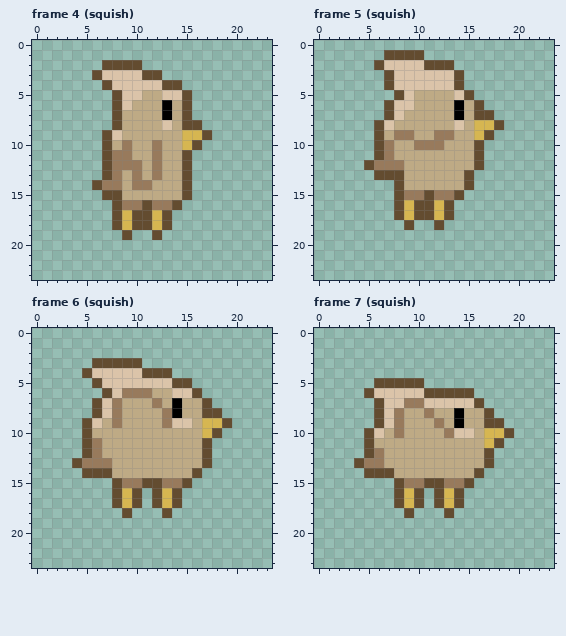
Edited in one commit: pixel-art file (assets/sprites/birb.aseprite). Above: the version before the commit.
24x24 pixels, 8 frames. Shown: frame 4 (squish), frame 5 (squish), frame 6 (squish), frame 7 (squish). The commit also changed other frames, which this record leaves out.
After:
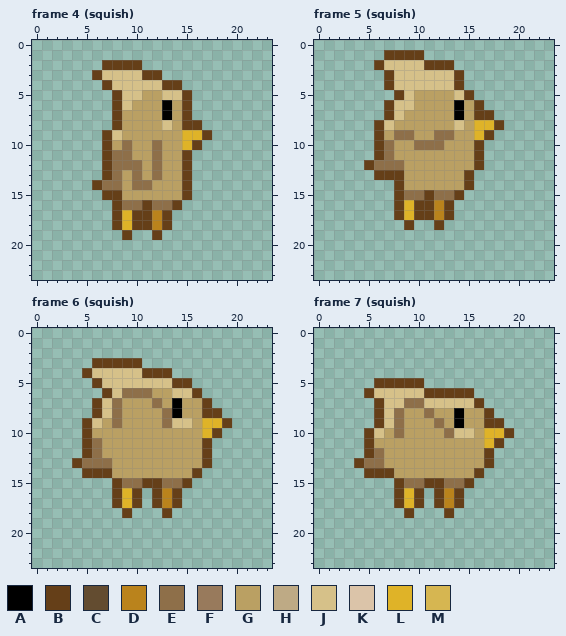
Palette (. is transparent): A #000000  B #653f18  C #634c30  D #ba831c  E #8e6f49  F #987a5c  G #baa063  H #beaa85  J #d6c189  K #dbc4a9  L #dfb328  M #d6b651
From the commit log: fixed tilemap also updated bird WIP
The exact change:
Changed rows in their new state; - is an unchanged pixel.
Frame 4 (squish), layer "Flattened":
first column x 6:
 2 -BBBB-------
 3 BJJJJBB-----
 4 -BJJJJJBB---
 5 --BJJGGJJB--
 6 --BJGGG-GB--
 7 --BGGGG-GB--
 8 --BGGGGJGBB-
 9 -BJGGGGGGLLB
10 -BGEGGEGGLB-
11 -BEEGGEGGB--
12 -BEEEGEGGB--
13 -BEGEGEGGB--
14 BEEGEEGGGB--
15 -BBGGGGGGB--
16 --BEEBEEB---
17 --BLBBDB----
18 --BLBBDB----
19 ---B--B-----
Frame 5 (squish), layer "Flattened":
first column x 5:
 1 --BBBB--------
 2 -BJJJJBBB-----
 3 --BJJJJJJB----
 4 --BJJJJJJB----
 5 ---BJGGGGJB---
 6 --BJJGGGG-GB--
 7 --BJGGGGG-GBB-
 8 -BJGGGGGGJGLLB
 9 -BGEEGGEEGGLB-
10 -BEGGEEEGGGB--
11 -BEGGGGGGGGB--
12 BEEEGGGGGGGB--
13 -BBBGGGGGGB---
14 ---BGGGGGGB---
15 ---BEEBEEB----
16 ---BLBBDB-----
17 ---BLBBDB-----
18 ----B--B------
Frame 6 (squish), layer "Flattened":
first column x 4:
 3 --BBBBB---------
 4 -BJJJJJBBB------
 5 --BJJJJJJJBB----
 6 ---BJEEEGGJJB---
 7 --BJEGGGEG-GGB--
 8 --BJEGGGGE-GGBB-
 9 -BJGEGGGGEJJGLLB
10 -BGGGGGGGGGGGLB-
11 -BEGGGGGGGGGGB--
12 -BEGGGGGGGGGGB--
13 BEEEGGGGGGGGGB--
14 -BBBGGGGGGGGB---
15 ----BEEBBEEB----
16 ----BLB-BDB-----
17 ----BLB-BDB-----
18 -----B---B------
Frame 7 (squish), layer "Flattened":
first column x 4:
 5 --BBBBB---------
 6 -BJJJJJBBBBB----
 7 --BJJEEJJJJJB---
 8 --BJEGGEGG-GGB--
 9 --BJEGGGEG-GGBB-
10 -BJGEGGGGEJJGLLB
11 -BGGGGGGGGGGGLB-
12 -BEGGGGGGGGGGB--
13 BEEGGGGGGGGGGB--
14 -BBBGGGGGGGGB---
15 ----BEEBBEEB----
16 ----BLB-BDB-----
17 ----BLB-BDB-----
18 -----B---B------
Boxes around the changes in both pictures, in picture pixels (x1, y1, x2, y2):
changed: (92, 60, 212, 240)
changed: (364, 50, 504, 230)
changed: (72, 358, 232, 518)
changed: (354, 378, 514, 518)
